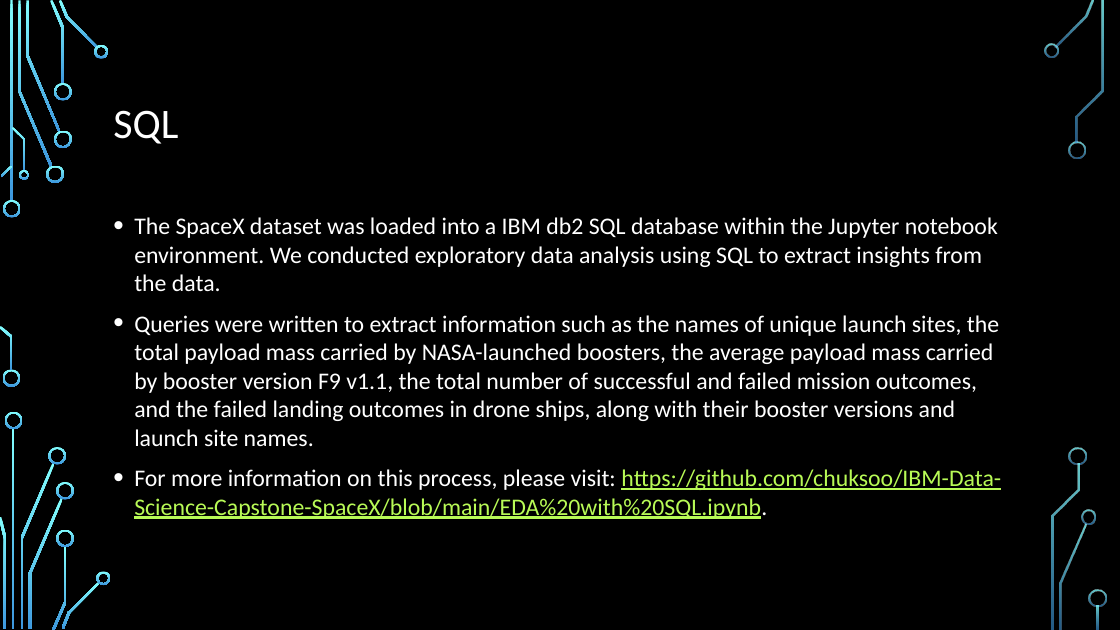
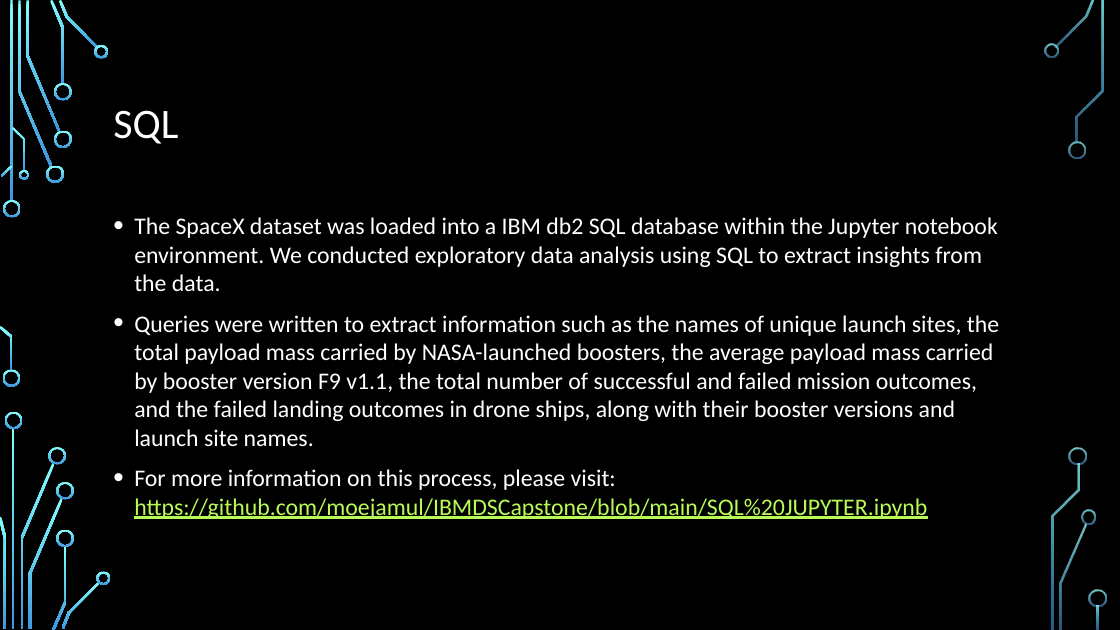
Before and after one commit to moejamul/IBMDSCapstone, a slide deck: slide 11 of Mohamad Jammoul-Presentation.pptx. Drawn at 1120x630 pixels with LibreOffice and Linux fonts; fonts in the diff are those of the drawing; background and template pictures are left out. Boxes give left, top, right and bottom in pixels: in the first picture for what was removed or moved away, otherwise in the second. Text is boxed around its words. In the diff, an @@ line names an element or a change of style, - is before the commit and + after.

```diff
--- a/Mohamad Jammoul-Presentation.pptx
+++ b/Mohamad Jammoul-Presentation.pptx
@@ text at [134,469,927,519]: text changed @@
-• For more information on this process, please visit: https://github.com/chuksoo/IBM-Data-Science-Capstone-SpaceX/blob/main/EDA%20with%20SQL.ipynb.
+• For more information on this process, please visit: https://github.com/moejamul/IBMDSCapstone/blob/main/SQL%20JUPYTER.ipynb
```
Also in this commit, not shown: 5 other slides changed, 1 other file.
